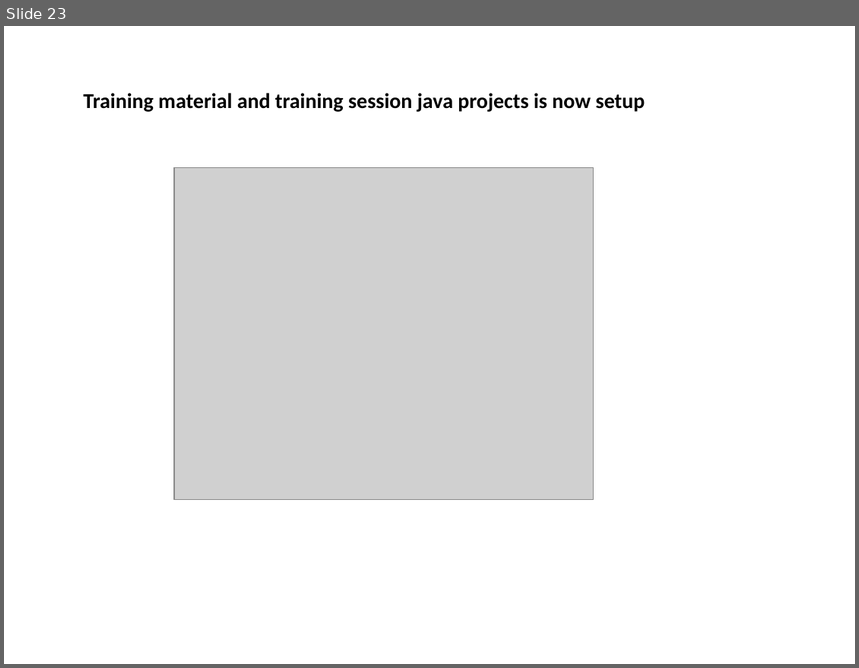
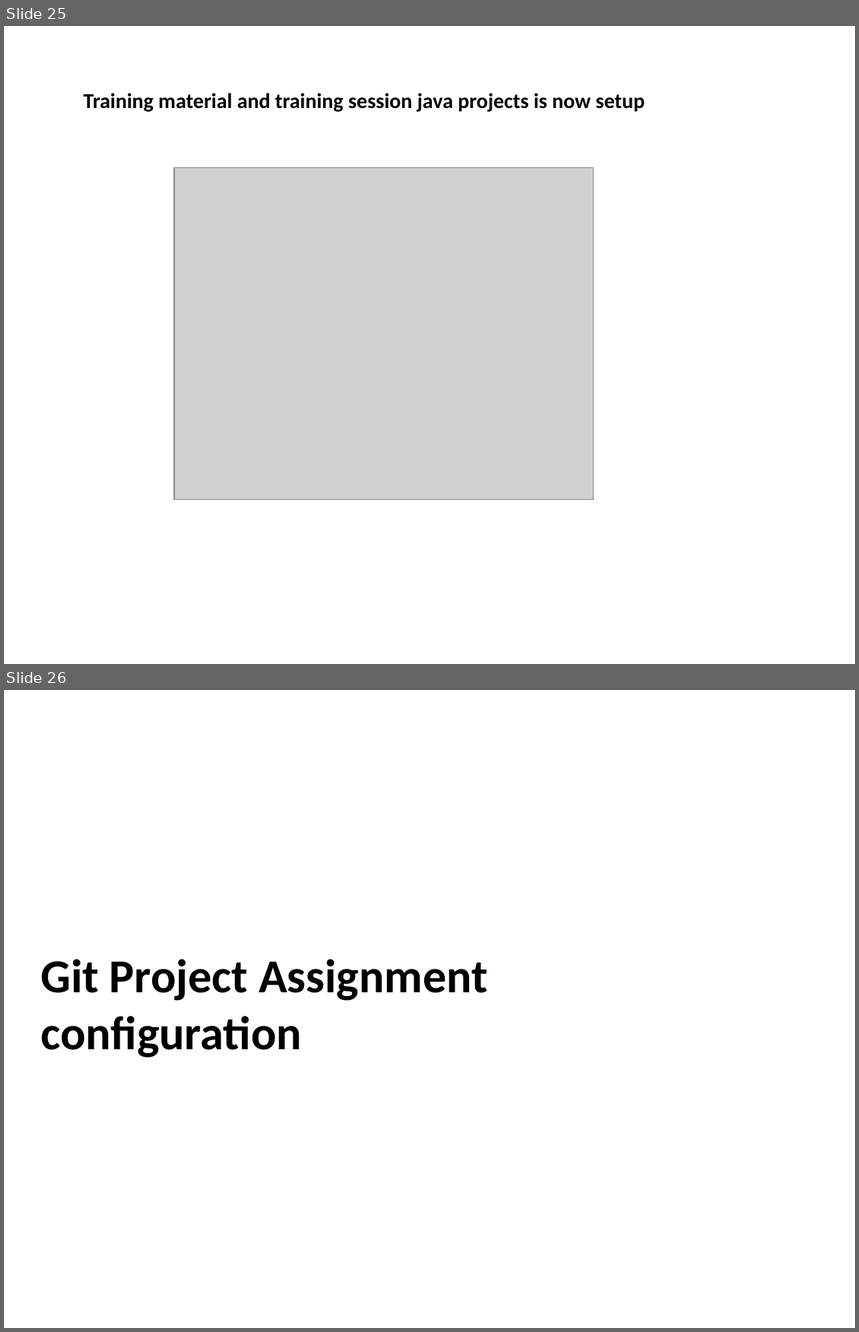
Before and after one commit to thinkcodegravity/dec24java, a slide deck: documents/java-setup.pptx. Shown one above the other, each under a label of ours: slide 23 before the commit, slides 25 and 26 after it. The pictures are 859x668 and 859x1332 pixels, drawn with LibreOffice and Linux fonts; fonts in the diff are those of the drawing; grey boxes stand for pictures. Boxes give left, top, right and bottom in pixels: in the first picture for what was removed or moved away, otherwise in the second. Text is boxed around its words. In the diff, an @@ line names an element or a change of style, - is before the commit and + after.

```diff
--- a/documents/java-setup.pptx
+++ b/documents/java-setup.pptx
@@ slide 26 added at (4,690,855,1328), background #FFFFFF @@
@@ text added at (41,959,487,1058), 40 pt, text #000000, bold @@
+Git Project Assignment configuration
@@ what was slide 23 is now slide 25 @@
```
Also in this commit, not shown: 2 slides changed, 2 other slides added, 6 other files.
